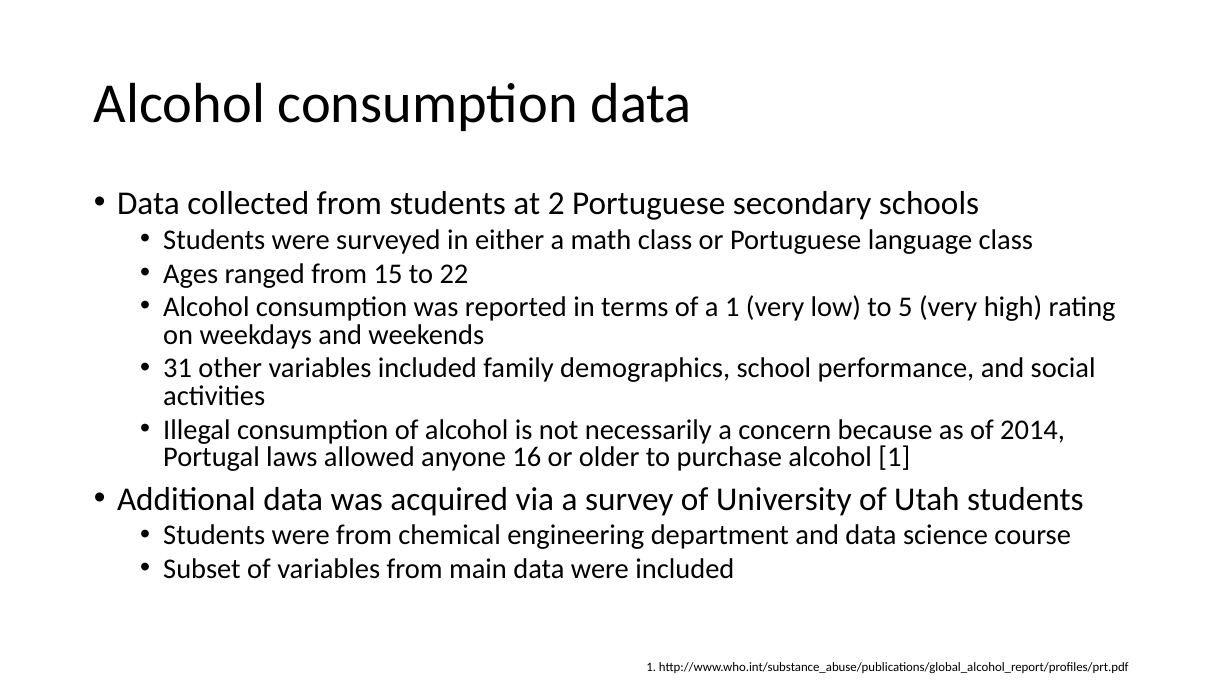
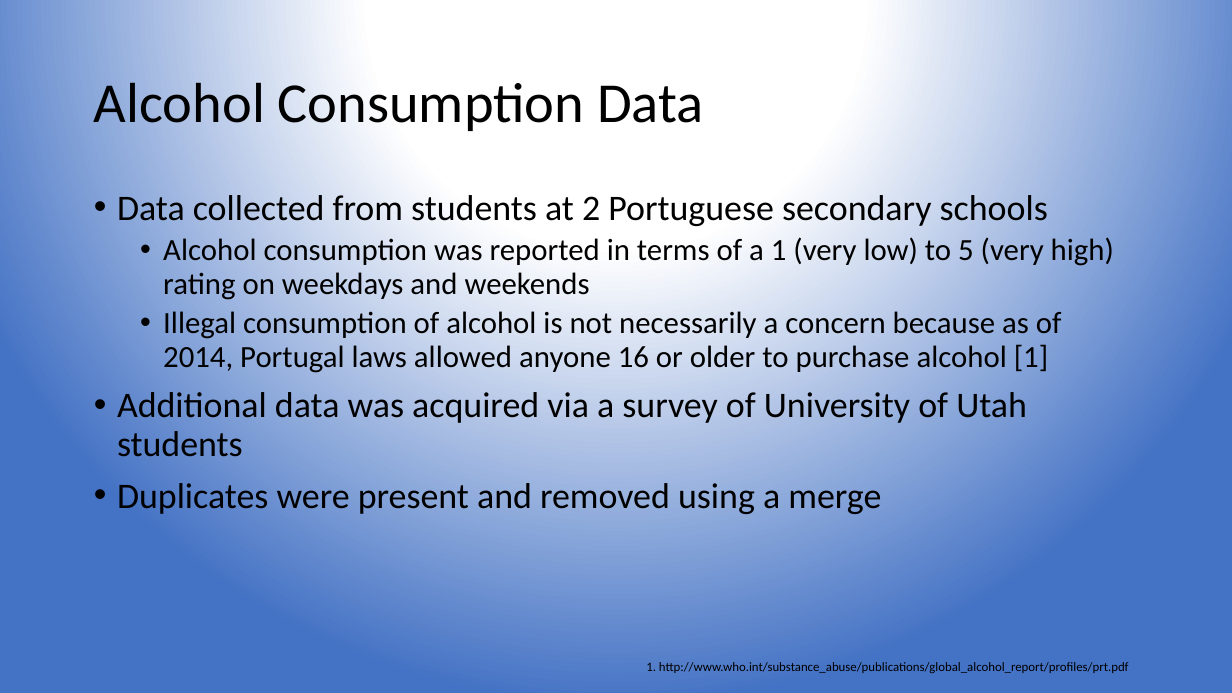
Before and after one commit to fagan2888/DataSci_Final_Project, a slide deck: slide 2 of Slides/Nipun Slides.pptx (slide 1 before the commit). Drawn at 1232x693 pixels with LibreOffice and Linux fonts; fonts in the diff are those of the drawing. Boxes give left, top, right and bottom in pixels: in the first picture for what was removed or moved away, otherwise in the second. Text is boxed around its words. In the diff, an @@ line names an element or a change of style, - is before the commit and + after.

Commit message:
Minor slide changes

```diff
--- a/Slides/Nipun Slides.pptx
+++ b/Slides/Nipun Slides.pptx
@@ background #FFFFFF to gradient #FFFFFF to #4472C4 @@
@@ title at bbox=[94, 74, 704, 135]: text changed @@
-Alcohol consumption data
+Alcohol Consumption Data
@@ text at bbox=[117, 195, 1114, 457]: size 25.9 to 28 pt in "Data collected from students at 2 Portuguese ...", "Additional data was acquired via a survey ..."; size 22.2 to 24 pt in "Alcohol consumption was reported in terms of ...", "Illegal consumption of alcohol is not necessarily ..."; line spacing 0.8 to 0.9 @@
@@ text at bbox=[163, 229, 1033, 288]: paragraphs removed @@
-  • Students were surveyed in either a math class or Portuguese language class
-  • Ages ranged from 15 to 22
@@ text at bbox=[163, 357, 1096, 406]: paragraph removed @@
-  • 31 other variables included family demographics, school performance, and social activities
@@ text at bbox=[117, 483, 881, 514]: text changed; size 22.2 to 28 pt @@
-  • Students were from chemical engineering department and data science course
-  • Subset of variables from main data were included
+• Duplicates were present and removed using a merge
```
Also in this commit, not shown: 10 other slides changed, 1 slide added, 3 slides removed.
